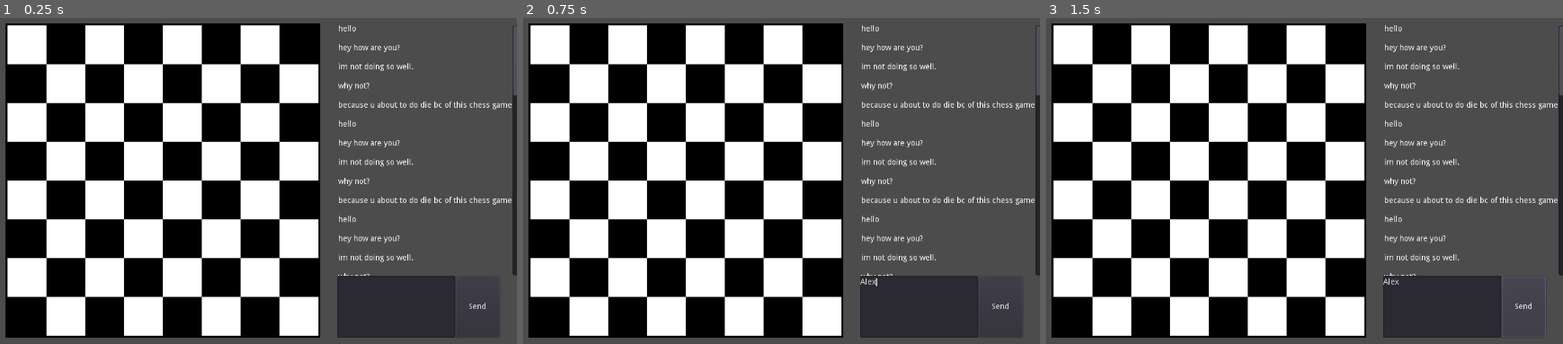
Above: before the commit, frames 1-3 (left to right).
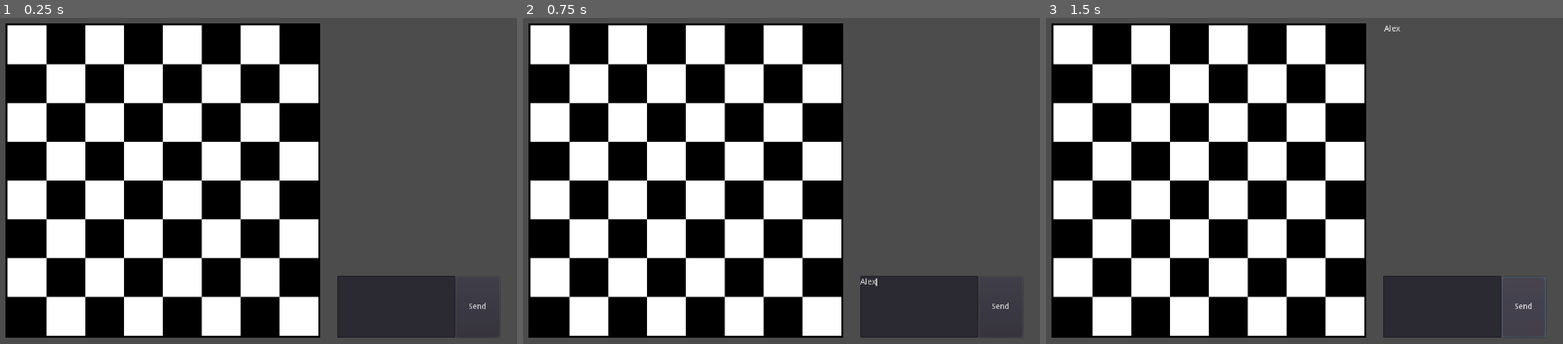
Above: after the commit, the same moments.

Repository: warez80/MultiplayerChess
Game: Godot game, scene res://Game_screen.tscn
Two runs of this game, one before a commit and one after it. Both use one fixed random seed, a clock stepped at 60 frames per second and the inputs below.
Inputs (mouse positions are in pixels of both pictures, inside the frame that each line leads up to):
- Up to frame 1 (0.25 s): no input
- Up to frame 2 (0.75 s): click (921, 308) at 0.52 s; type "Alex" at 0.6 s
- Up to frame 3 (1.5 s): click "Send" at 1.25 s

The runs differ from the first frame. In frame 1, 2.0% of the frame differs, in the area x 65-100%, y 2-80%; in frame 2, 2.0%; in frame 3, 2.0%, in the area x 65-100%, y 2-82%.

Commit message:
Can now type message into message box, and send to message list

Diff:
--- a/Game_Screen/Button.gd
+++ b/Game_Screen/Button.gd
@@ -1,20 +1,16 @@
 extends Button
 
-# class member variables go here, for example:
-# var a = 2
-# var b = "textvar"
 export(NodePath) var path
 
 signal send
+
 func _ready():
-	print("button ready")
 	pass
 
 # when the button is pressed, it'll send
 # a signal to all other nodes.
 func _pressed():
 	emit_signal("send")
-	print("send")
 
 
 func _process(delta):
--- a/Game_Screen/Game_screen.tscn
+++ b/Game_Screen/Game_screen.tscn
@@ -61,9 +61,9 @@
 scroll_horizontal_enabled = false
 scroll_horizontal = 0
 scroll_vertical_enabled = true
-scroll_vertical = 1
+scroll_vertical = 0
 
-[node name="Messages" type="VBoxContainer" parent="Chat_Box/Scroll" index="2"]
+[node name="Messages" type="VBoxContainer" parent="Chat_Box/Scroll" index="0"]
 
 anchor_left = 0.0
 anchor_top = 0.0
@@ -81,6 +81,7 @@
 __meta__ = {
 "_edit_group_": true
 }
+path = null
 
 [node name="Text_Input" type="Container" parent="." index="2"]
 
@@ -129,6 +130,7 @@
 caret_blink_speed = 0.65
 caret_moving_by_right_click = true
 script = ExtResource( 3 )
+path = null
 
 [node name="Button" type="Button" parent="Text_Input" index="1"]
 
--- a/Game_Screen/Messages.gd
+++ b/Game_Screen/Messages.gd
@@ -1,40 +1,32 @@
 extends VBoxContainer
+export(NodePath) var path
 
-# sample message list
 
-var messages = ["hello", "hey how are you?", "im not doing so well.", "why not?", "because u about to do die bc of this chess game"]
-var children = []
+var messages = []
+var message = ""
 
 func _ready():
-	print("container reader")
-	for i in range(0, 10*len(messages)):
-		children.append(Label.new())
-		children[i].text = messages[i % (len(messages))]
-
-	#for i in range(0, len(children)):
-	#	children[i].text = messages[i % (len(messages))]
-
-
-func check_for_new_message():
-	# add new child to children if there are any new messages
 	pass
 
+func add_new_message(message):
+
+	#Todo: Get username and append to the front of the message
+
+	# create a new label
+	var to_add = Label.new()
+	to_add.text = message
+
+	# add new child to children if there are any new messages
+	messages.append(to_add)
+
+func print_message(message):
+	print("connected to Messages: " + message)
+
 func _process(delta):
+	# Check for new messages
+	var textedit = get_node("../../../Text_Input/TextEdit")
+	textedit.connect("sent", self, "add_new_message", [])
 
-	# Check for new messages
-	check_for_new_message()
-
-	for i in range(0, len(children)):
-		add_child(children[i])
-
-	#var x = self.get_children();
-	#print("number of children: " + str(self.get_child_count()))
-
-
-
-
-
-#func _process(delta):
-#	# Called every frame. Delta is time since last frame.
-#	# Update game logic here.
-#	pass
+	# add children to VBoxcontainer
+	for i in range(0, len(messages)):
+		add_child(messages[i])
--- a/Game_Screen/TextEdit.gd
+++ b/Game_Screen/TextEdit.gd
@@ -1,7 +1,10 @@
 extends TextEdit
+export(NodePath) var path
+
+signal sent(message)
 
 func _ready():
-	print("textbox ready")
+	pass
 
 func _process(delta):
 	var send_button = get_node("../Button")
@@ -9,9 +12,18 @@
 
 func send_message():
 	if(self.text != ""):
-		# need to send message and then clear the textEdit box
-		pass
+		# select all the text
+		self.select_all()
 
+		# selected text is going to be the text we send
+		var message = self.get_selection_text()
+		#print("From TextEdit. Message : " + message)
+
+		# send a signal to "Messages" node to get message we send
+		emit_signal("sent", message)
+
+		# send
+		self.cut()
 
 
 #func _process(delta):
--- a/Game_Screen/project.godot
+++ b/Game_Screen/project.godot
@@ -19,7 +19,6 @@
 window/size/width=1280
 window/size/height=800
 window/size/resizable=false
-window/size/borderless=true
 
 [rendering]
 
